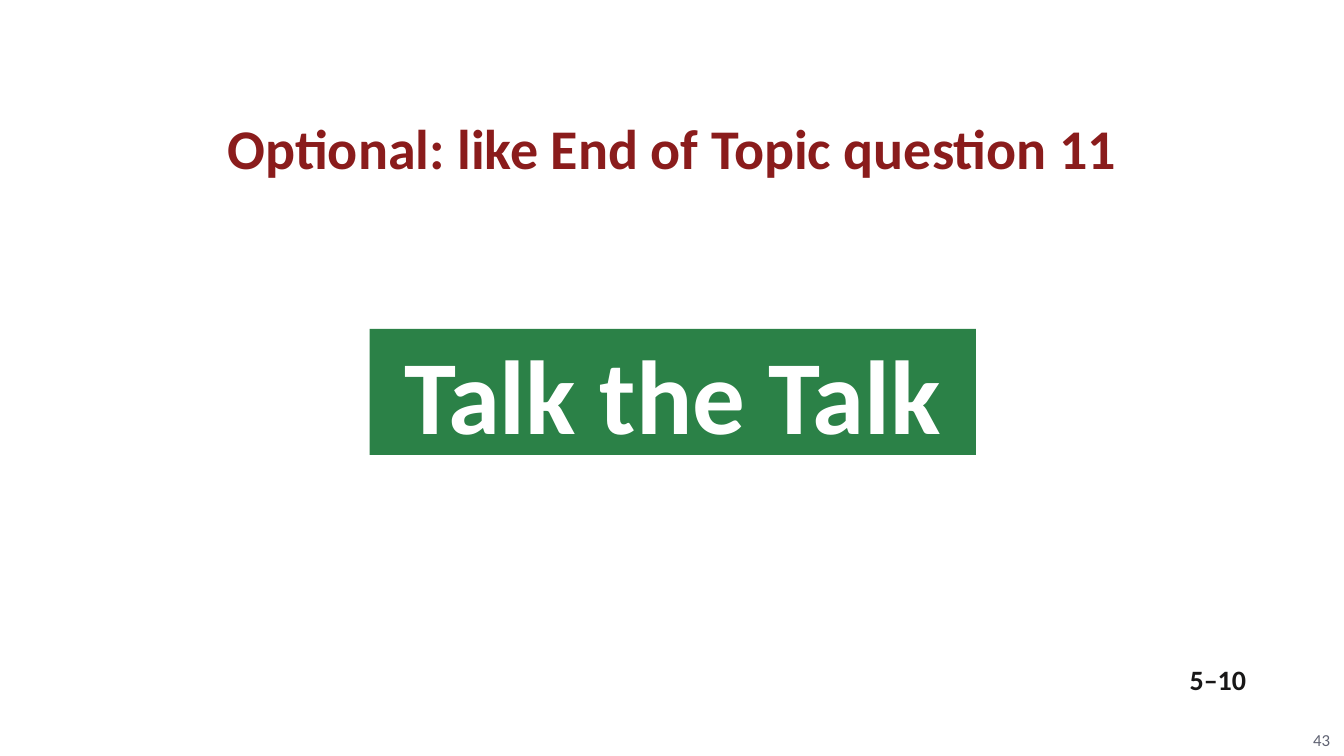
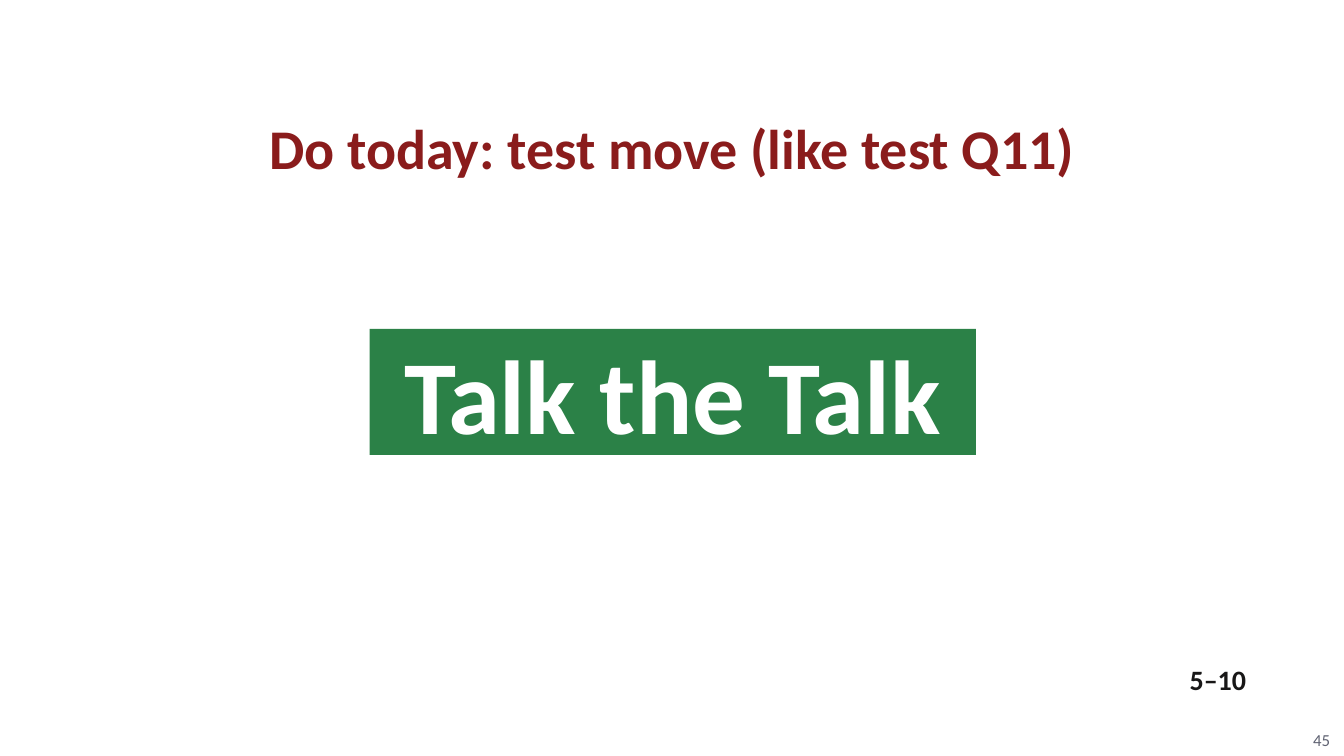
Before and after one commit to Apolloat2022/Algebra1M2U1L4, a slide deck: slide 45 of Module 3 topic 1/BLMathematics_AlgI_M3_T1_L1_LessonSlides_ENG_with_answers.pptx (slide 43 before the commit). Drawn at 1344x756 pixels with LibreOffice and Linux fonts; fonts in the diff are those of the drawing; background and template pictures are left out. Boxes give left, top, right and bottom in pixels: in the first picture for what was removed or moved away, otherwise in the second. Text is boxed around its words. In the diff, an @@ line names an element or a change of style, - is before the commit and + after.

```diff
--- a/Module 3 topic 1/BLMathematics_AlgI_M3_T1_L1_LessonSlides_ENG_with_answers.pptx
+++ b/Module 3 topic 1/BLMathematics_AlgI_M3_T1_L1_LessonSlides_ENG_with_answers.pptx
@@ text at bbox=[269, 127, 1074, 178]: text changed @@
-Optional: like End of Topic question 11
+Do today: test move (like test Q11)
@@ page number at bbox=[1313, 735, 1330, 746]: text changed @@
-43
+45
```
Also in this commit, not shown: 3 other slides changed, 2 slides added, 14 other files.
